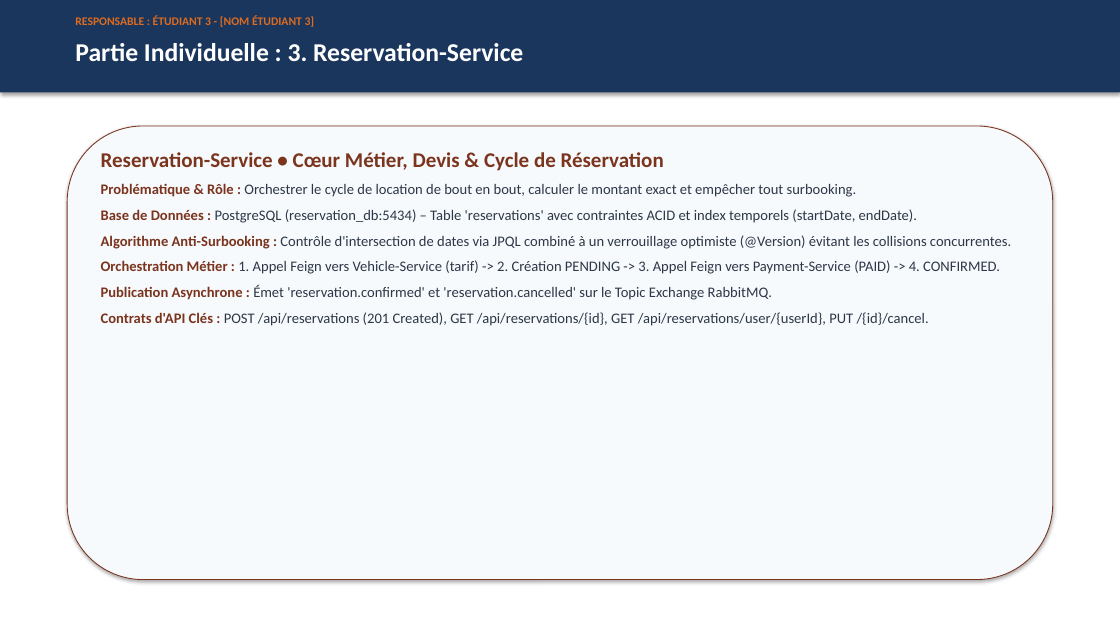
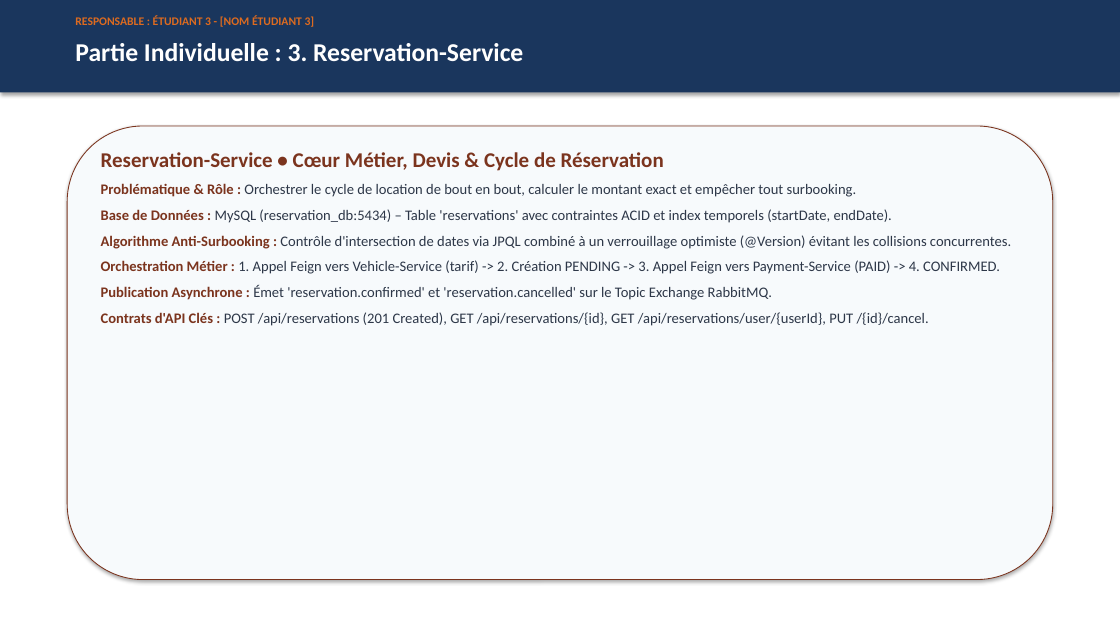
Before and after one commit to rayansayari/awd, a slide deck: slide 9 of Documentation/Presentation/Presentation_Seance4_CarRental.pptx. Drawn at 1120x630 pixels with LibreOffice and Linux fonts; fonts in the diff are those of the drawing. Boxes give left, top, right and bottom in pixels: in the first picture for what was removed or moved away, otherwise in the second. Text is boxed around its words. In the diff, an @@ line names an element or a change of style, - is before the commit and + after.

```diff
--- a/Documentation/Presentation/Presentation_Seance4_CarRental.pptx
+++ b/Documentation/Presentation/Presentation_Seance4_CarRental.pptx
@@ text at [101, 209, 892, 223]: text changed @@
-Base de Données : PostgreSQL (reservation_db:5434) – Table 'reservations' avec contraintes ACID et index temporels (startDate, endDate).
+Base de Données : MySQL (reservation_db:5434) – Table 'reservations' avec contraintes ACID et index temporels (startDate, endDate).
```
Also in this commit, not shown: 7 other slides changed, 34 other files.
